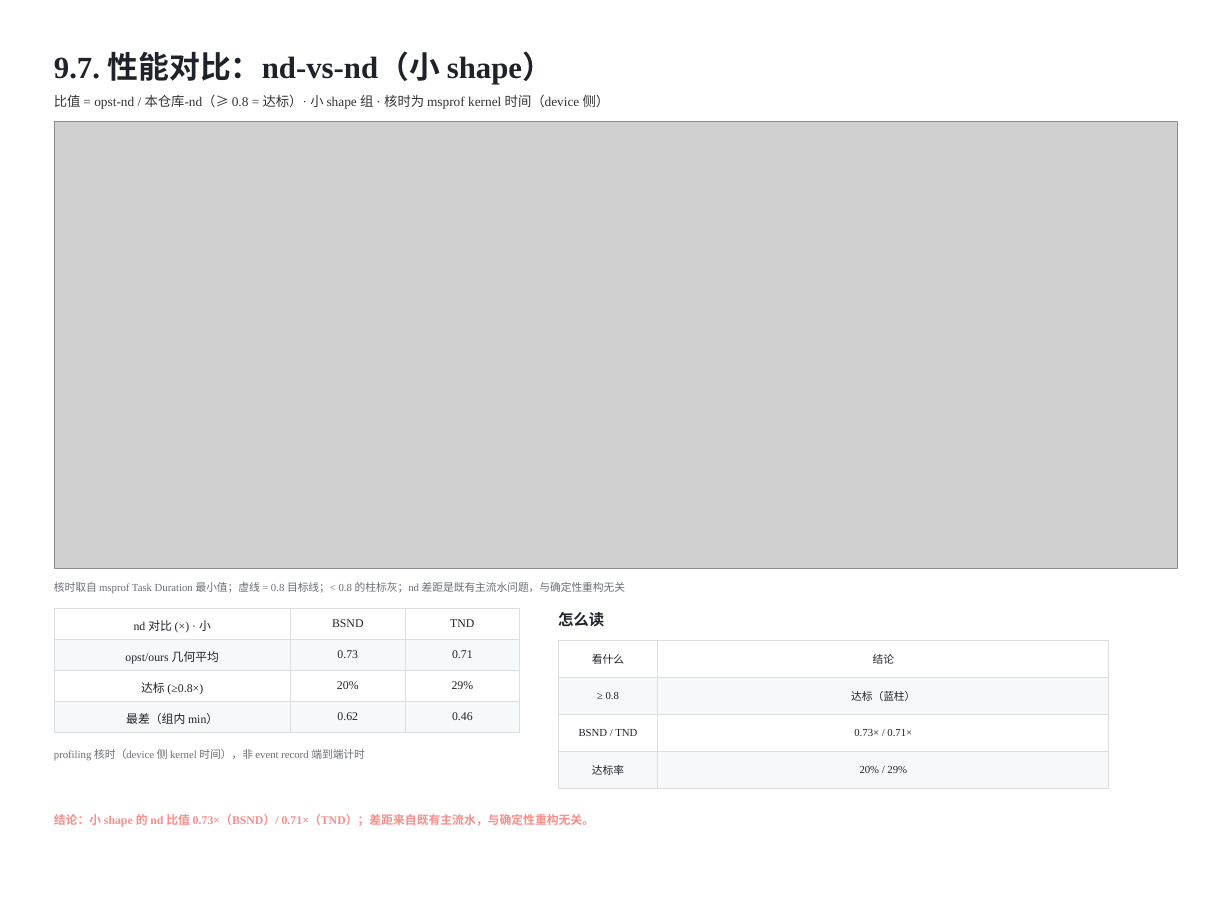
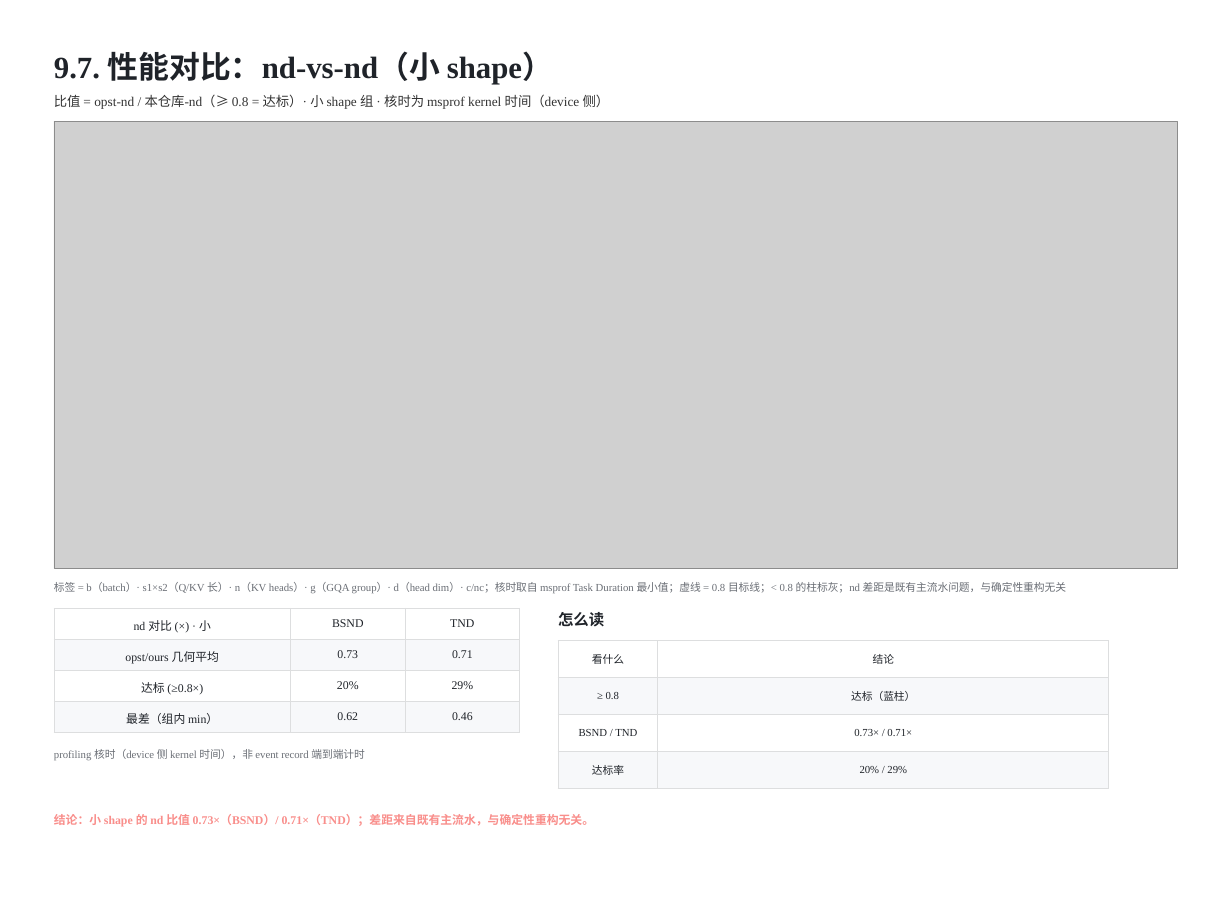
Before and after one commit to guomc9/SeeTen, a slide deck: slide 25 of cases/flash-attention-det-accum/out/v3-index-schedules.pptx. Drawn at 1232x924 pixels with LibreOffice and Linux fonts; fonts in the diff are those of the drawing; grey boxes stand for pictures. Boxes give left, top, right and bottom in pixels: in the first picture for what was removed or moved away, otherwise in the second. Text is boxed around its words. In the diff, an @@ line names an element or a change of style, - is before the commit and + after.

```diff
--- a/cases/flash-attention-det-accum/out/v3-index-schedules.pptx
+++ b/cases/flash-attention-det-accum/out/v3-index-schedules.pptx
@@ text at (54, 582, 1066, 594): text changed; font Noto Sans CJK SC to Times New Roman @@
-核时取自 msprof Task Duration 最小值；虚线 = 0.8 目标线；< 0.8 的柱标灰；nd 差距是既有主流水问题，与确定性重构无关
+标签 = b（batch）· s1×s2（Q/KV 长）· n（KV heads）· g（GQA group）· d（head dim）· c/nc；核时取自 msprof Task Duration 最小值；虚线 = 0.8 目标线；< 0.8 的柱标灰；nd 差距是既有主流水问题，与确定性重构无关
```
Also in this commit, not shown: 8 other slides changed, 2 other files.
